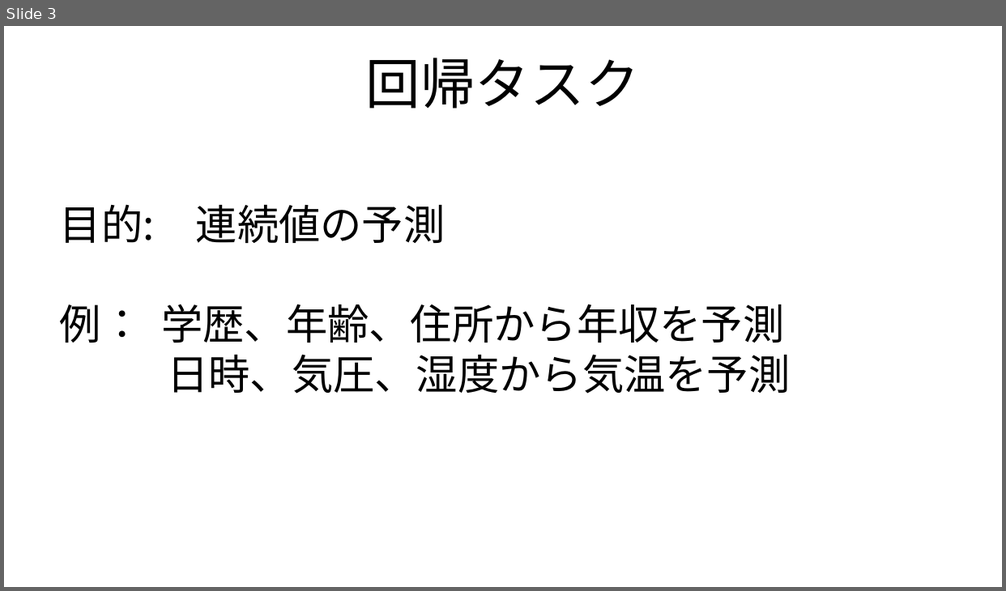
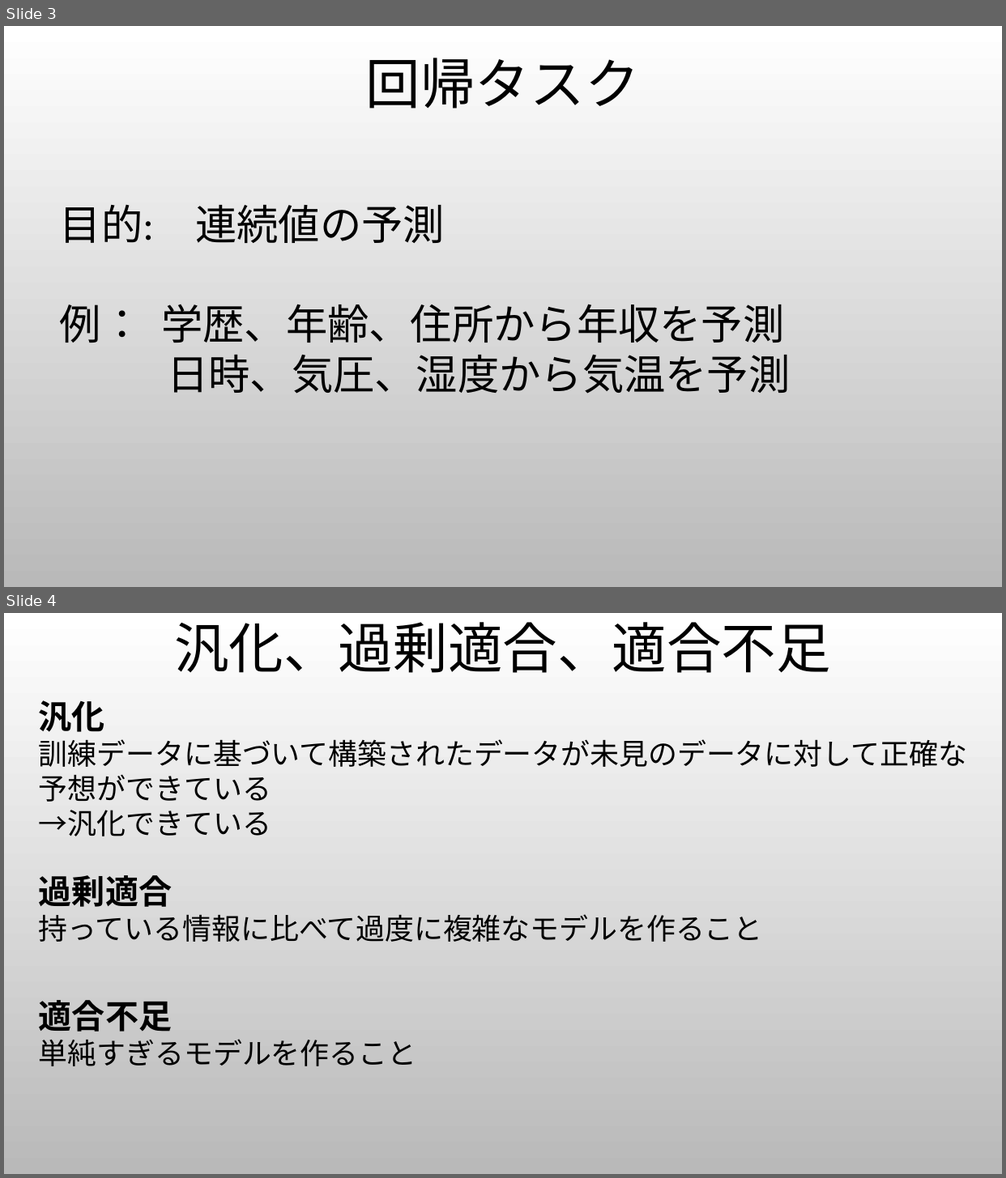
Before and after one commit to ShomaMori/kikaigakushu, a slide deck: zemi.pptx. Shown one above the other, each under a label of ours: slide 3 before the commit, slides 3 and 4 after it. The pictures are 1006x591 and 1006x1178 pixels, drawn with LibreOffice and Linux fonts; fonts in the diff are those of the drawing; background and template pictures are left out. Boxes give left, top, right and bottom in pixels: in the first picture for what was removed or moved away, otherwise in the second. Text is boxed around its words. In the diff, an @@ line names an element or a change of style, - is before the commit and + after.

```diff
--- a/zemi.pptx
+++ b/zemi.pptx
@@ slide 4 added at <box>4,613,1002,1174</box>, background picture (left out) @@
@@ text added at <box>174,622,830,673</box>, 52.6 pt, text #000000 @@
+汎化、過剰適合、適合不足
@@ text added at <box>39,700,967,1067</box>, 28 pt, text #000000 @@
+汎化
+訓練データに基づいて構築されたデータが未見のデータに対して正確な予想ができている
+→汎化できている
+過剰適合
+持っている情報に比べて過度に複雑なモデルを作ること
+適合不足
+単純すぎるモデルを作ること
@@ slide 3 changed as well @@
@@ background #FFFFFF to picture (left out) @@
@@ text "目的: 連続値の予測" at <box>60,205,790,394</box>: font Noto Sans CJK JP to Calibri @@
```
Also in this commit, not shown: 3 other slides changed, 5 other slides added, 6 other files.
